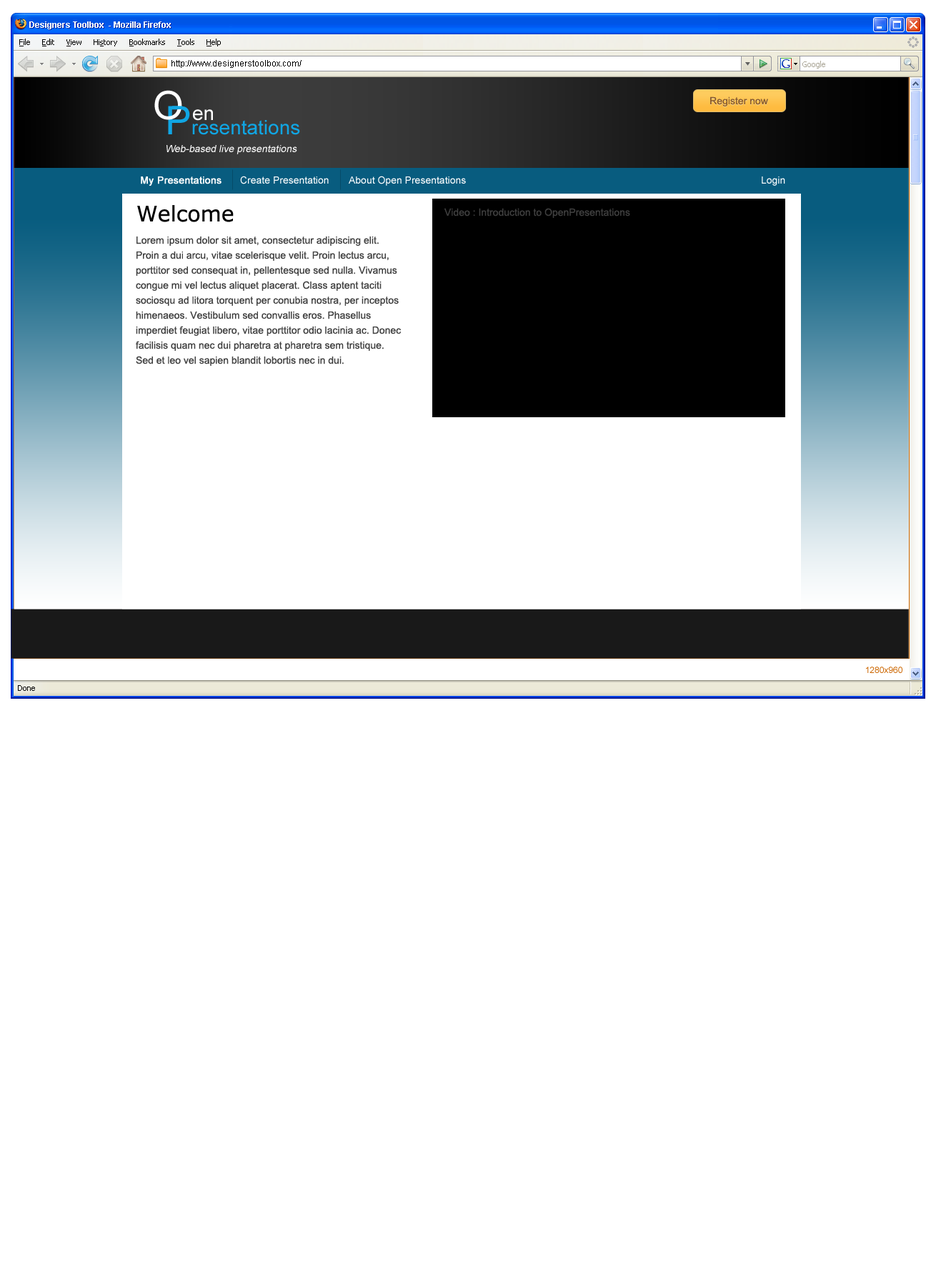
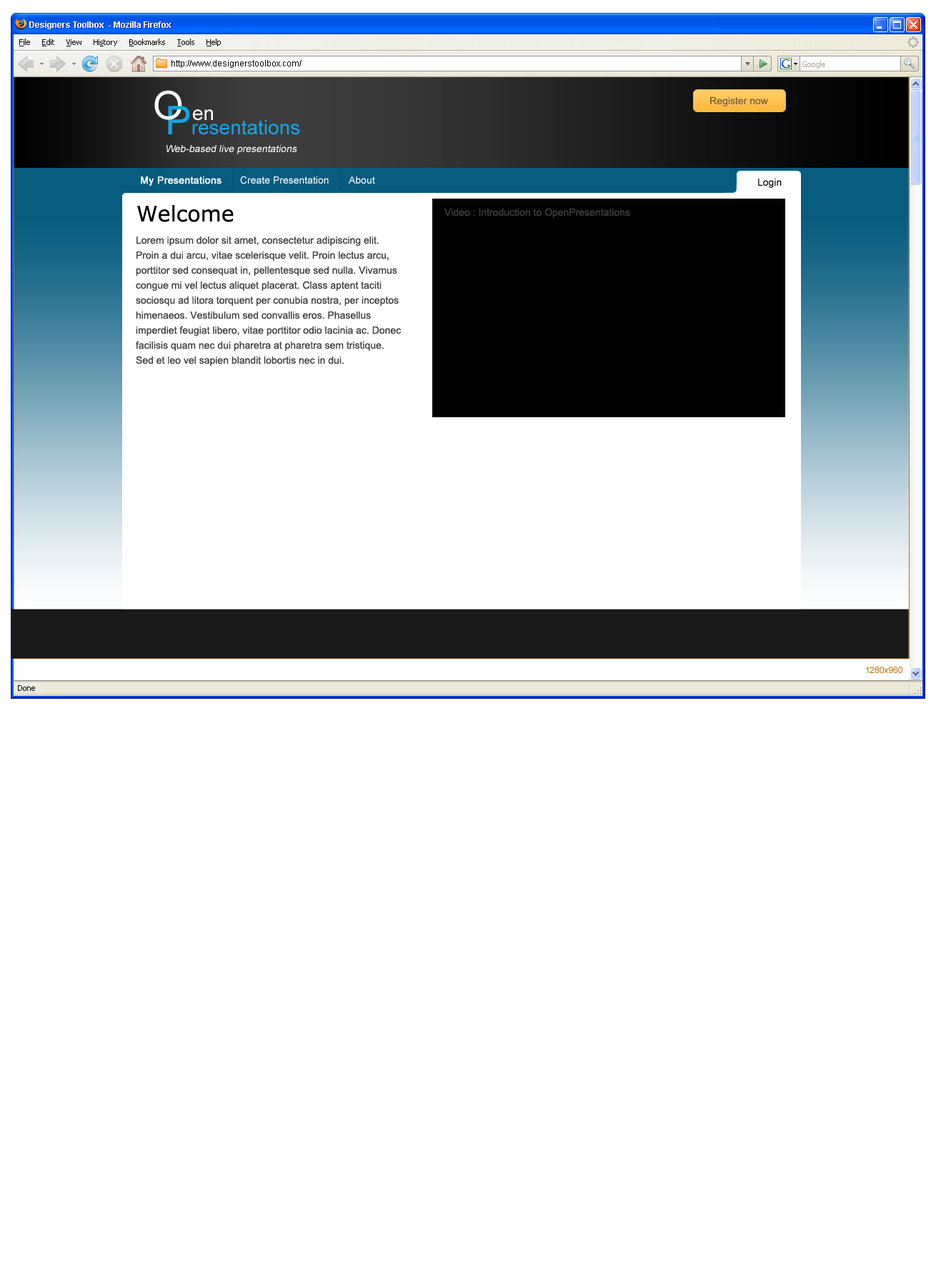
Layers edited between the first and the second w=936, h=1286 image:
renamed "About Open Presentations" to "About", painted on it over [377, 175, 466, 186]
painted on "Login" over [757, 176, 786, 188]
added layer "rounded corner login" in group "Menu" over [708, 170, 744, 194]
added layer "bg_extend login" in group "Menu" over [736, 170, 801, 197]
added layer "rounded corner" in group "My Presentations - Home" over [122, 192, 801, 197]
painted on "bg_center" over [122, 193, 801, 197]
